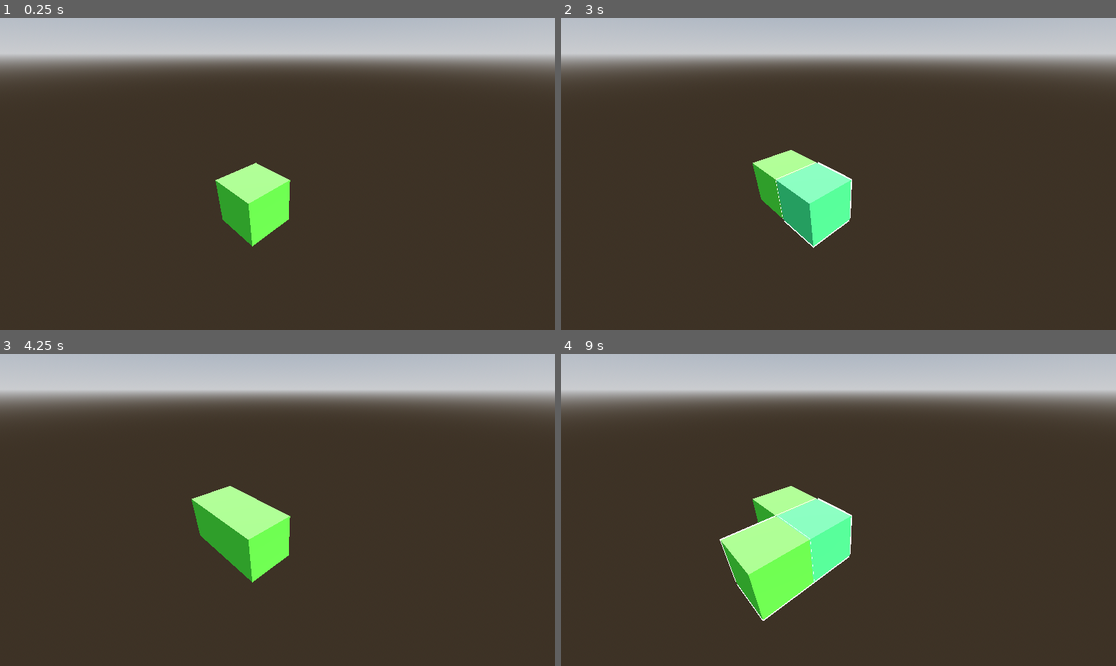
Above: before the commit, frames 1-4 (two rows, left to right).
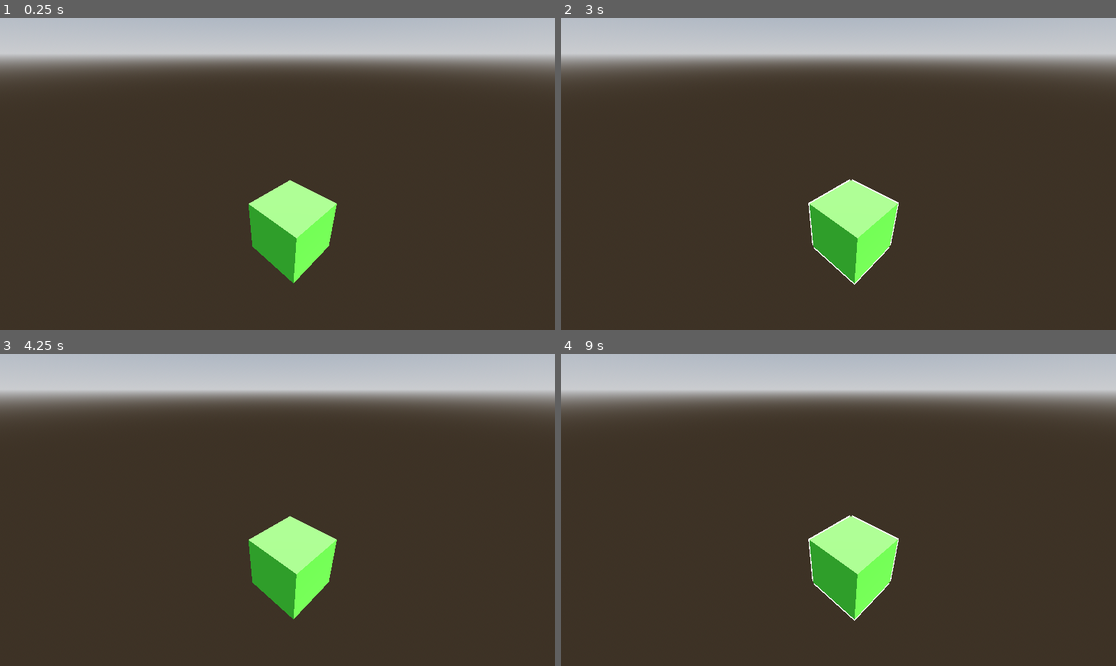
Above: after the commit, the same moments.

Repository: R1fty0/chaos_city_builder
Game: Godot game, scene res://scenes/main.tscn
Same seed, same stepped clock (60 frames per second), same inputs: the game is played once before the commit and once after it.
Inputs (mouse positions are in pixels of both pictures, inside the frame that each line leads up to):
- Up to frame 1 (0.25 s): no input
- Up to frame 2 (3 s): tap Enter at 0.5, 2 s; move the mouse to (960, 158) at 0.52 s; press the mouse at (960, 158) at 0.53 s; tap Space at 1.25, 2.75 s; move the mouse to (727, 189) at 1.27 s; release the mouse at (727, 189) at 1.28 s; click (727, 189) at 1.35 s; move the mouse to (894, 105) at 2.02 s; press the mouse at (894, 105) at 2.03 s; move the mouse to (810, 236) at 2.77 s; release the mouse at (810, 236) at 2.78 s; click (810, 236) at 2.85 s
- Up to frame 3 (4.25 s): tap Enter at 3.5 s; move the mouse to (444, 556) at 3.52 s; press the mouse at (444, 556) at 3.53 s
- Up to frame 4 (9 s): tap Space at 4.25 s; move the mouse to (672, 463) at 4.27 s; release the mouse at (672, 463) at 4.28 s; click (672, 463) at 4.35 s; move the mouse to (866, 510) at 5.02 s; press the mouse at (866, 510) at 5.03 s; move the mouse to (755, 432) at 5.77 s; release the mouse at (755, 432) at 5.78 s; click (755, 432) at 5.85 s; move the mouse to (960, 494) at 6.52 s; press the mouse at (960, 494) at 6.53 s; move the mouse to (727, 525) at 7.27 s; release the mouse at (727, 525) at 7.28 s; click (727, 525) at 7.35 s; move the mouse to (894, 441) at 8.02 s; press the mouse at (894, 441) at 8.03 s; move the mouse to (810, 572) at 8.77 s; release the mouse at (810, 572) at 8.78 s; click (810, 572) at 8.85 s

The runs differ from the first frame. In frame 1, 5.0% of the frame differs, in the area x 38-61%, y 46-86%; in frame 2, 6.2%; in frame 3, 6.0%; in frame 4, 8.8%, in the area x 28-61%, y 42-86%.

Commit message:
asset: imported housing models

Diff:
--- a/prefabs/common/building/building.gd
+++ b/prefabs/common/building/building.gd
@@ -1,2 +1,8 @@
 extends Node3D
 class_name Building
+
+@export var building_resource: BuildingResource
+
+func _ready() -> void:
+	# Tell the resource manager that this building exists when it enters the scene tree.
+	ResourceManager.buildings_array.append(self)
--- a/prefabs/common/building/building.tscn
+++ b/prefabs/common/building/building.tscn
@@ -6,10 +6,10 @@
 [node name="Building" type="Node3D"]
 script = ExtResource("1_5qs6f")
 
-[node name="BuildingMesh" type="MeshInstance3D" parent="."]
-
 [node name="OutlineComponent" type="Area3D" parent="."]
 script = ExtResource("1_1vrx4")
 metadata/_custom_type_script = "uid://cexlb5qx6wef0"
 
 [node name="CollisionShape3D" type="CollisionShape3D" parent="OutlineComponent"]
+transform = Transform3D(1, 0, 0, 0, 1, 0, 0, 0, 1, 0.00708461, 0.721131, 0.0204234)
+debug_color = Color(0.864969, 0.000585077, 0.863131, 0.42)
--- a/prefabs/common/outline_component/outline_component.gd
+++ b/prefabs/common/outline_component/outline_component.gd
@@ -1,13 +1,15 @@
 extends Area3D
 class_name OutlineComponent
 
-# NOTE: All meshes that use this component require a weighted normals modifier in Blender.
+# NOTE:
+# All meshes that use this component require a weighted normals modifier in Blender.
+# This script assumes the selectable node is the parent of the node with this script.
 # Credit: https://www.youtube.com/watch?v=CG0TMH8D8kY
 
-signal selected
-signal unselected
+signal selected(node: Node)
+signal unselected(node: Node)
 
-@export_category("Outlines")
+@export var is_selectable: bool = true
 @export var mesh: MeshInstance3D
 @export var outline_material: Material
 @export var selection_material: Material
@@ -32,15 +34,15 @@
 
 func _unhandled_input(event: InputEvent) -> void:
 	# Unselect the object if the player clicks elsewhere.
-	if event.is_action_pressed("select") and is_selected:
+	if is_selectable and event.is_action_pressed("select") and is_selected:
 		mesh.material_overlay = null
-		unselected.emit()
+		unselected.emit(get_parent())
 		is_selected = false
 
 func _on_input_event(_camera: Node, event: InputEvent, _event_position: Vector3, _normal: Vector3, _shape_idx: int) -> void:
 	# Apply selected outline
-	if event.is_action_pressed("select"):
+	if is_selectable and event.is_action_pressed("select"):
 		if not is_selected:
 			mesh.material_overlay = selection_material
 			is_selected = true
-			selected.emit()
+			selected.emit(get_parent())
--- a/prefabs/common/tile/tile.gd
+++ b/prefabs/common/tile/tile.gd
@@ -4,8 +4,4 @@
 @export var outline_component: OutlineComponent
 
 func _ready() -> void:
-	if outline_component:
-		outline_component.selected.connect(_on_tile_selected)
-
-func _on_tile_selected():
-	GridManager.add_new_tile_to_grid(self)
+	pass
--- a/prefabs/common/tile/tile.tscn
+++ b/prefabs/common/tile/tile.tscn
@@ -28,6 +28,7 @@
 
 [node name="OutlineComponent" type="Area3D" parent="." node_paths=PackedStringArray("mesh")]
 script = ExtResource("1_rw6y7")
+is_selectable = false
 mesh = NodePath("../TileMesh")
 outline_material = ExtResource("2_jeoex")
 selection_material = ExtResource("3_sa5u7")
--- a/project.godot
+++ b/project.godot
@@ -19,15 +19,17 @@
 
 GameManager="*res://scripts/singletons/game_manager.gd"
 GridManager="*res://scripts/singletons/grid_manager.gd"
+ResourceManager="*res://scripts/singletons/resource_manager.gd"
+BuildingManager="*res://scripts/singletons/building_construction_manager.gd"
 
 [file_customization]
 
 folder_colors={
 "res://assets/": "red",
-"res://prefabs/": "green",
+"res://prefabs/": "orange",
 "res://resources/": "purple",
 "res://scenes/": "blue",
-"res://scripts/": "orange"
+"res://scripts/": "green"
 }
 
 [input]
--- /dev/null
+++ b/resources/data/buildings/large_house.tres
@@ -0,0 +1,16 @@
+[gd_resource type="Resource" script_class="BuildingResource" load_steps=2 format=3 uid="uid://cw7pecxra1ybc"]
+
+[ext_resource type="Script" uid="uid://feedxu75xuye" path="res://scripts/resources/building_resource.gd" id="1_nap1j"]
+
+[resource]
+script = ExtResource("1_nap1j")
+name = "Skyscraper"
+population_demand = 0
+pollution_demand = 0
+energy_demand = 3
+goods_demand = 3
+population_output = 3
+pollution_output = 0
+energy_output = 0
+goods_output = 0
+metadata/_custom_type_script = "uid://feedxu75xuye"
--- a/scenes/main.tscn
+++ b/scenes/main.tscn
@@ -1,7 +1,8 @@
-[gd_scene load_steps=6 format=3 uid="uid://djo8yo80nvylc"]
+[gd_scene load_steps=7 format=3 uid="uid://djo8yo80nvylc"]
 
 [ext_resource type="Script" uid="uid://dbd8emx2fppsg" path="res://scripts/singletons/grid_manager.gd" id="1_0wfyh"]
 [ext_resource type="PackedScene" uid="uid://bb0rgu6tkmaqg" path="res://prefabs/common/tile/tile.tscn" id="2_sugp2"]
+[ext_resource type="Script" uid="uid://g3exd5kro8n6" path="res://scripts/singletons/building_construction_manager.gd" id="3_sugp2"]
 
 [sub_resource type="ProceduralSkyMaterial" id="ProceduralSkyMaterial_o5qli"]
 sky_horizon_color = Color(0.662243, 0.671743, 0.686743, 1)
@@ -25,9 +26,13 @@
 shadow_enabled = true
 
 [node name="GridManager" type="Node3D" parent="."]
+transform = Transform3D(1, 0, 0, 0, 1, 0, 0, 0, 1, 1, 0, 0)
 script = ExtResource("1_0wfyh")
 
 [node name="Tile" parent="GridManager" instance=ExtResource("2_sugp2")]
 
 [node name="Camera3D" type="Camera3D" parent="."]
 transform = Transform3D(0.711439, -0.358233, 0.604586, 0, 0.860317, 0.50976, -0.702748, -0.362663, 0.612063, 2.62028, 2.56358, 1.98609)
+
+[node name="BuildingConstructionManager" type="Node3D" parent="."]
+script = ExtResource("3_sugp2")
--- /dev/null
+++ b/scripts/resources/building_resource.gd
@@ -0,0 +1,15 @@
+extends Resource
+class_name BuildingResource
+
+@export var name: String = "BuildingName"
+@export_category("Resources")
+@export_group("Demand")
+@export var population_demand: int = 0
+@export var pollution_demand: int = 0
+@export var energy_demand: int = 0
+@export var goods_demand: int = 0
+@export_group("Output")
+@export var population_output: int = 0
+@export var pollution_output: int = 0
+@export var energy_output: int = 0
+@export var goods_output: int = 0
--- /dev/null
+++ b/scripts/singletons/building_construction_manager.gd
@@ -0,0 +1 @@
+extends Node3D
--- a/scripts/singletons/grid_manager.gd
+++ b/scripts/singletons/grid_manager.gd
@@ -4,9 +4,11 @@
 # placed in 1 metre intervals
 
 const TILE_SCENE: PackedScene = preload("res://prefabs/common/tile/tile.tscn")
-## Contains a list of tiles and their positions (X and Z)
-# Position: Tile
+
+## List of the positions of each tile.
 var tile_positions: Array[Vector2i] = []
+## List of all tiles.
+var tiles: Array[Tile] = []
 
 func _ready() -> void:
 	call_deferred("init_tiles")
@@ -14,18 +16,19 @@
 func init_tiles() -> void:
 	for child in get_children():
 		if child is Tile:
-			add_tile_position(child)
+			add_existing_tile(child)
 
-func add_tile_position(tile: Tile) -> void:
+func add_existing_tile(tile: Tile) -> void:
 	var position = Vector2i(roundi(tile.global_position.x), roundi(tile.global_position.z))
 	if not tile_positions.has(position):
 		tile_positions.append(position)
+		tiles.append(tile)
 
 func get_tile_position(tile: Tile) -> Vector2i:
 	var position = Vector2i(roundi(tile.global_position.x), roundi(tile.global_position.z))
 	return position
 
-func add_new_tile_to_grid(existing_tile: Tile) -> void:
+func add_new_tile(existing_tile: Tile) -> void:
 	# Get position of existing tile
 	var position = get_tile_position(existing_tile)
 
@@ -58,4 +61,6 @@
 	var new_tile = TILE_SCENE.instantiate()
 	add_child(new_tile)
 	new_tile.position = Vector3(new_position.x, 0, new_position.y)
+	# Add new tile info to grid manager database
 	tile_positions.append(new_position)
+	tiles.append(new_tile)
--- /dev/null
+++ b/scripts/singletons/resource_manager.gd
@@ -0,0 +1,48 @@
+extends Node
+
+## Beginning city resources.
+const STARTING_POPULATION: int = 0
+const STARTING_POLLUTION: int = 0
+const STARTING_GOODS: int = 0
+const STARTING_ENERGY: int = 0
+
+## Current city resources.
+var current_population: int = 0
+var current_pollution: int = 0
+var current_goods: int = 0
+var current_energy: int = 0
+
+# Modifers affecting building resource output.
+var population_output_mod: int
+var pollution_output_mod: int
+var goods_output_mod: int
+var energy_output_mod: int
+
+var population_demand_mod: int
+var pollution_demand_mod: int
+var goods_demand_mod: int
+var energy_demand_mod: int
+
+var buildings_array: Array[Building] = []
+
+func _ready() -> void:
+	current_population = STARTING_POPULATION
+	current_pollution = STARTING_POLLUTION
+	current_goods = STARTING_GOODS
+	current_energy = STARTING_ENERGY
+
+func update_resources() -> void:
+	# Calculate law modifers
+	# Calculate resources modifer
+	# Apply resource input and output from each building to the city's total
+	for building in buildings_array:
+		# Apply building demand
+		current_population -= building.building_resource.population_demand + population_demand_mod
+		current_pollution -= building.building_resource.pollution_demand + pollution_demand_mod
+		current_energy -= building.building_resource.energy_demand + energy_demand_mod
+		current_goods -= building.building_resource.goods_demand + goods_demand_mod
+		# Apply building output
+		current_population += building.building_resource.population_output + population_output_mod
+		current_pollution += building.building_resource.pollution_output + pollution_output_mod
+		current_energy += building.building_resource.energy_output + energy_output_mod
+		current_goods += building.building_resource.goods_output + goods_output_mod
Binary file added: assets/models/buildings/houses/large_house/large_house.glb
Not shown, added: assets/models/buildings/houses/large_house/large_house.glb.import
Binary file added: assets/models/buildings/houses/large_house/large_house_colormap.png
Not shown, added: assets/models/buildings/houses/large_house/large_house_colormap.png.import
Binary file added: assets/models/buildings/houses/medium_house/mediium_house.glb
Not shown, added: assets/models/buildings/houses/medium_house/mediium_house.glb.import
Binary file added: assets/models/buildings/houses/medium_house/mediium_house_colormap.png
Not shown, added: assets/models/buildings/houses/medium_house/mediium_house_colormap.png.import
Binary file added: assets/models/buildings/houses/small_house/small_house.glb
Not shown, added: assets/models/buildings/houses/small_house/small_house.glb.import
Binary file added: assets/models/buildings/houses/small_house/small_house_colormap.png
Not shown, added: assets/models/buildings/houses/small_house/small_house_colormap.png.import
(and 3 more such lines)
